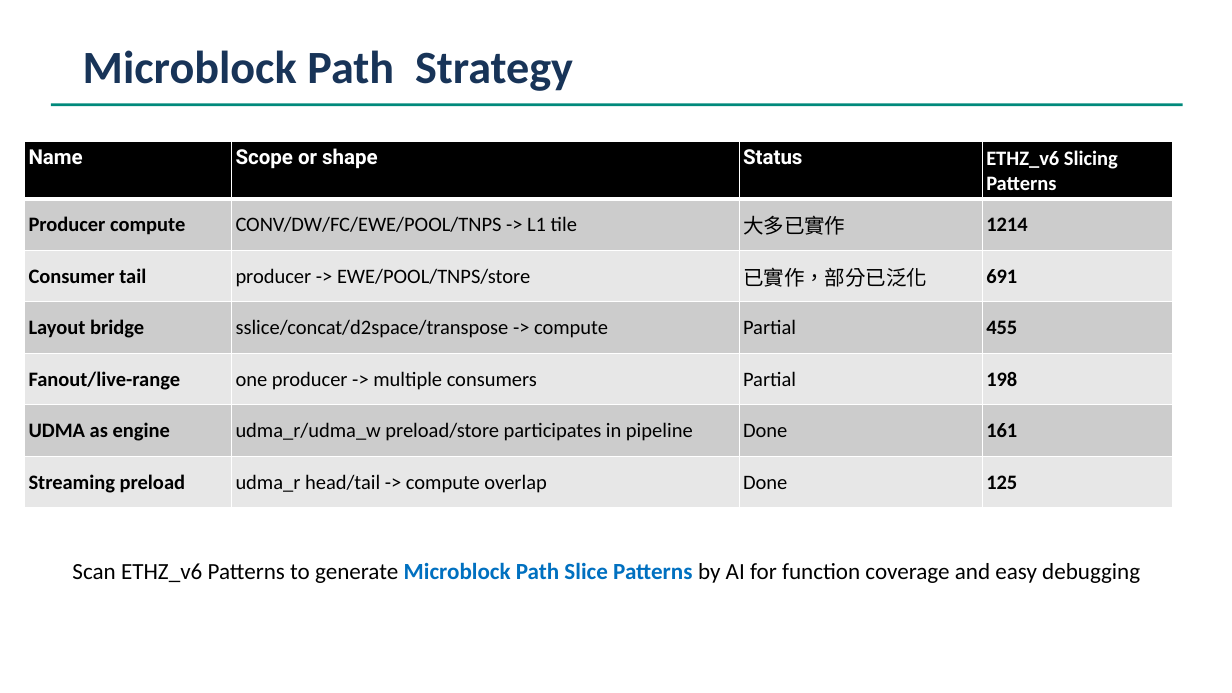
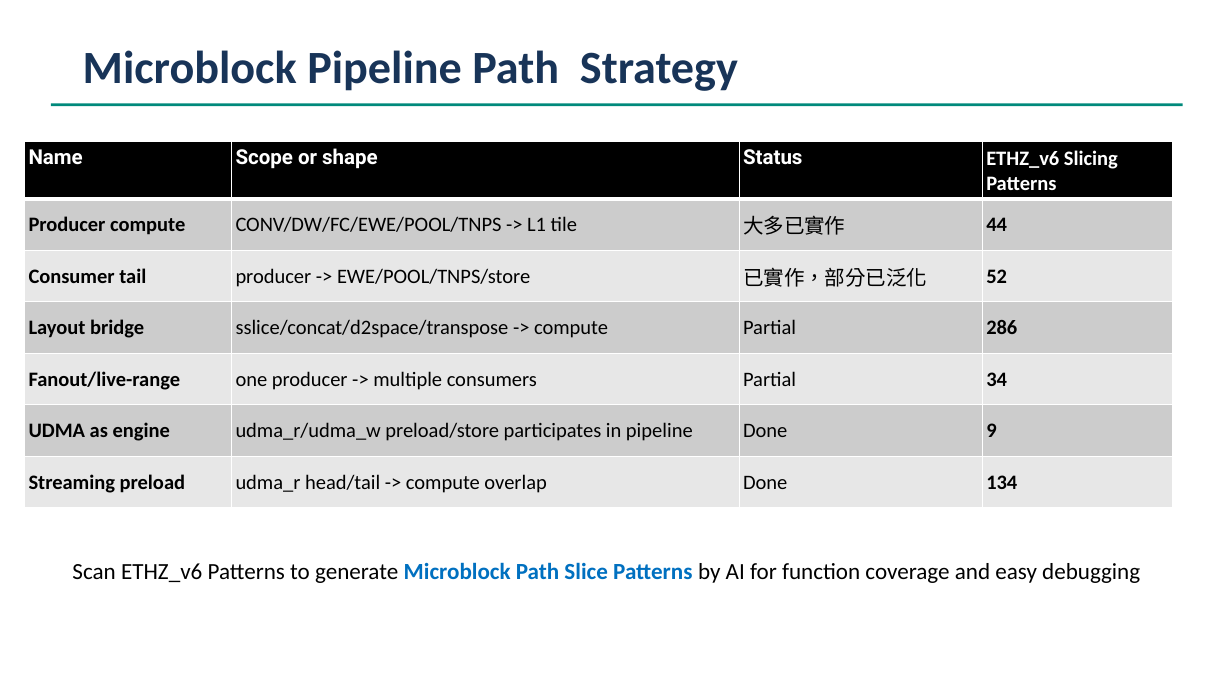
Before and after one commit to cclwylin/mdla7, a slide deck: slide 6 of reports/uArcSim Implementation by AI.pptx. Drawn at 1232x693 pixels with LibreOffice and Linux fonts; fonts in the diff are those of the drawing. Boxes give left, top, right and bottom in pixels: in the first picture for what was removed or moved away, otherwise in the second. Text is boxed around its words. In the diff, an @@ line names an element or a change of style, - is before the commit and + after.

```diff
--- a/reports/uArcSim Implementation by AI.pptx
+++ b/reports/uArcSim Implementation by AI.pptx
@@ text at box(83, 50, 738, 91): text changed @@
-Microblock Path Strategy
+Microblock Pipeline Path Strategy
@@ table at box(25, 142, 1173, 508) @@
-row 2, column 4: 1214
+row 2, column 4: 44
-row 3, column 4: 691
+row 3, column 4: 52
-row 4, column 4: 455
+row 4, column 4: 286
-row 5, column 4: 198
+row 5, column 4: 34
-row 6, column 4: 161
+row 6, column 4: 9
-row 7, column 4: 125
+row 7, column 4: 134
```
Also in this commit, not shown: 6 other slides changed, 2 slides added, 1 slide removed, 3 other files.
